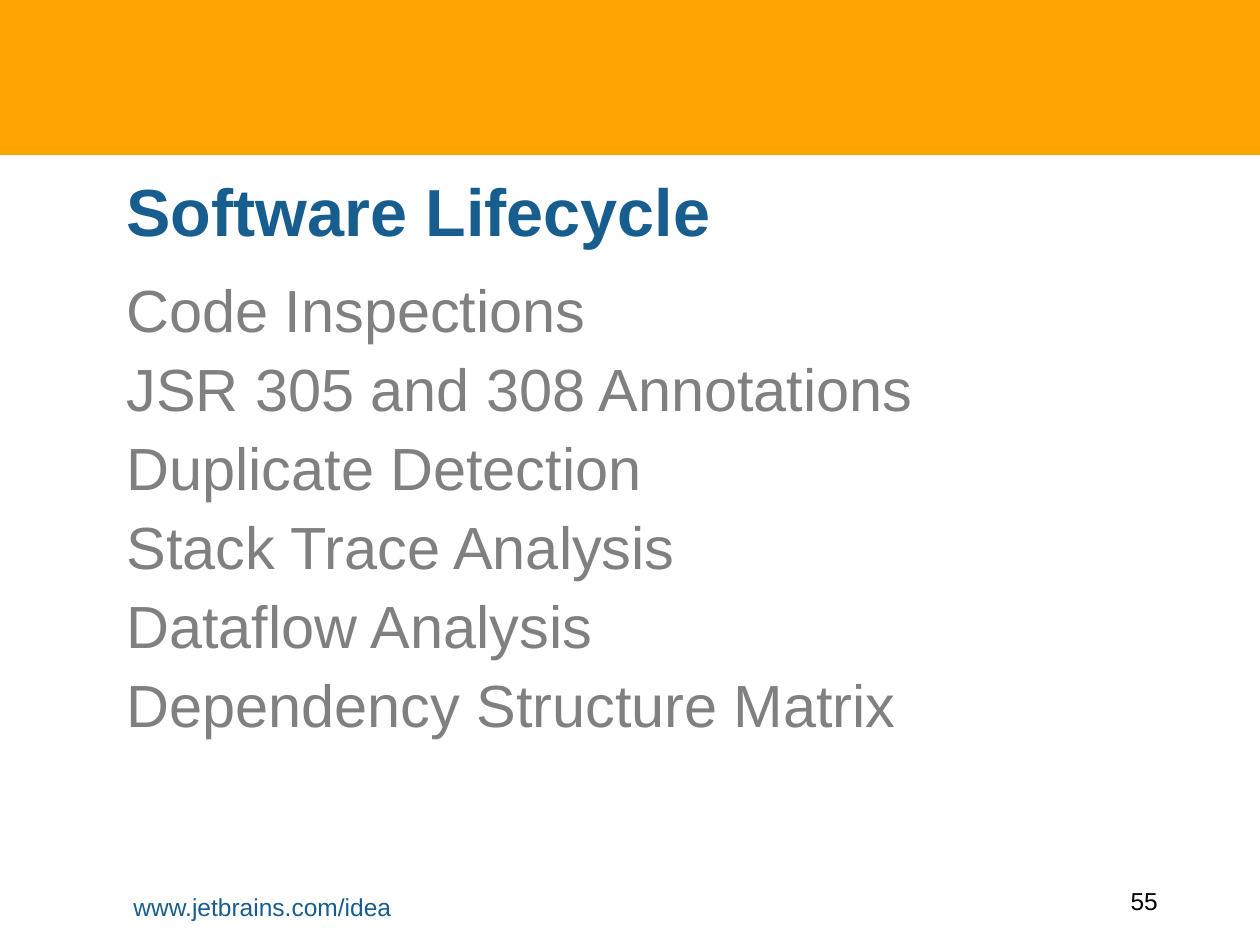
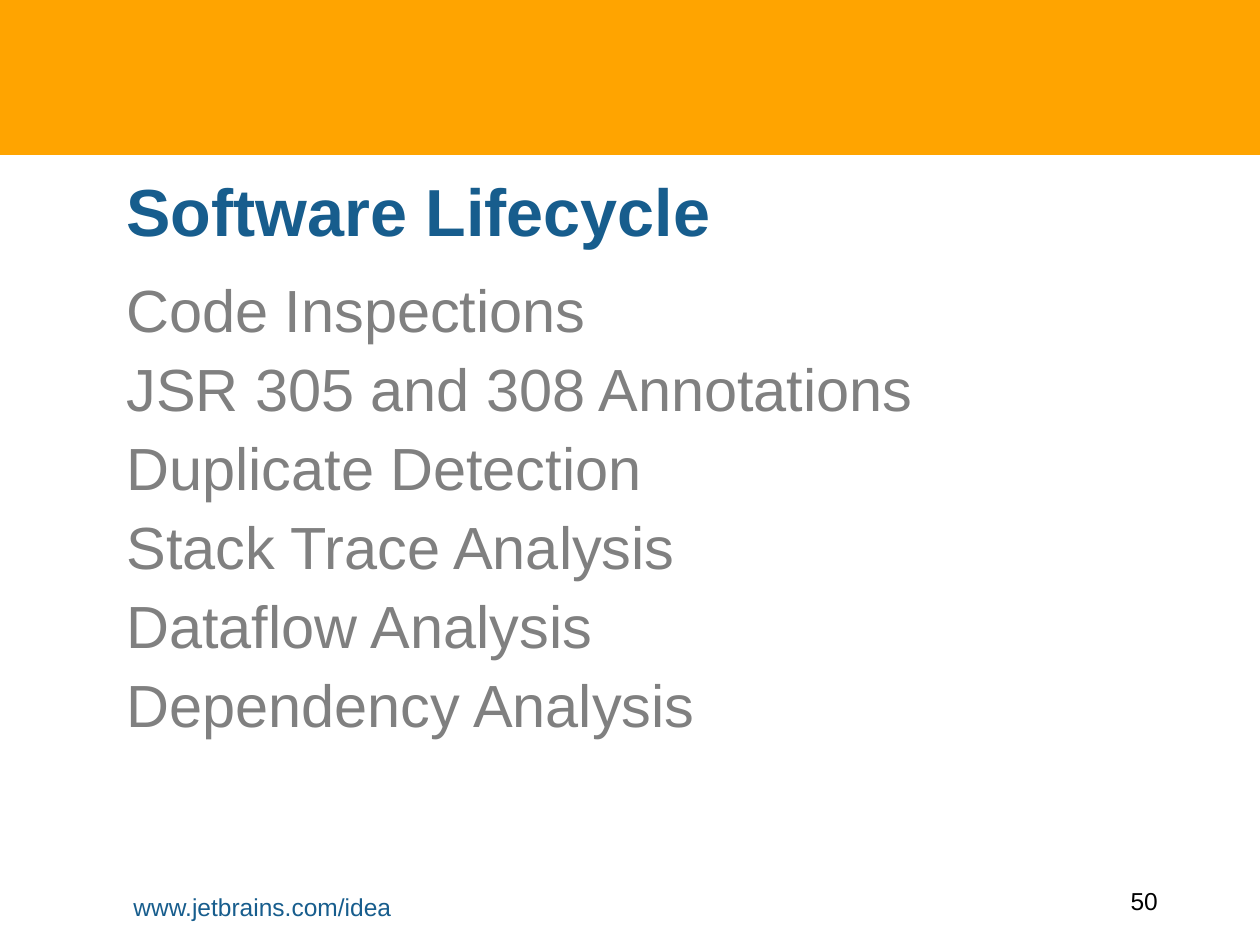
Before and after one commit to HamletDRC/presentations, a slide deck: slide 50 of staticanalysis/StaticAnalysisInIDEA.odp (slide 55 before the commit). Drawn at 1260x945 pixels with LibreOffice and Linux fonts; fonts in the diff are those of the drawing; background and template pictures are left out. Boxes give left, top, right and bottom in pixels: in the first picture for what was removed or moved away, otherwise in the second. Text is boxed around its words. In the diff, an @@ line names an element or a change of style, - is before the commit and + after.

Commit message:
Static Analysis: Final run thru and final version of slides and code.

```diff
--- a/staticanalysis/StaticAnalysisInIDEA.odp
+++ b/staticanalysis/StaticAnalysisInIDEA.odp
@@ text at <box>127,684,694,738</box>: text changed @@
-Dependency Structure Matrix
+Dependency Analysis
@@ page number at <box>1131,893,1158,911</box>: text changed @@
-55
+50
```
Also in this commit, not shown: 9 other slides changed, 4 slides added, 9 slides removed, 1 other file.
